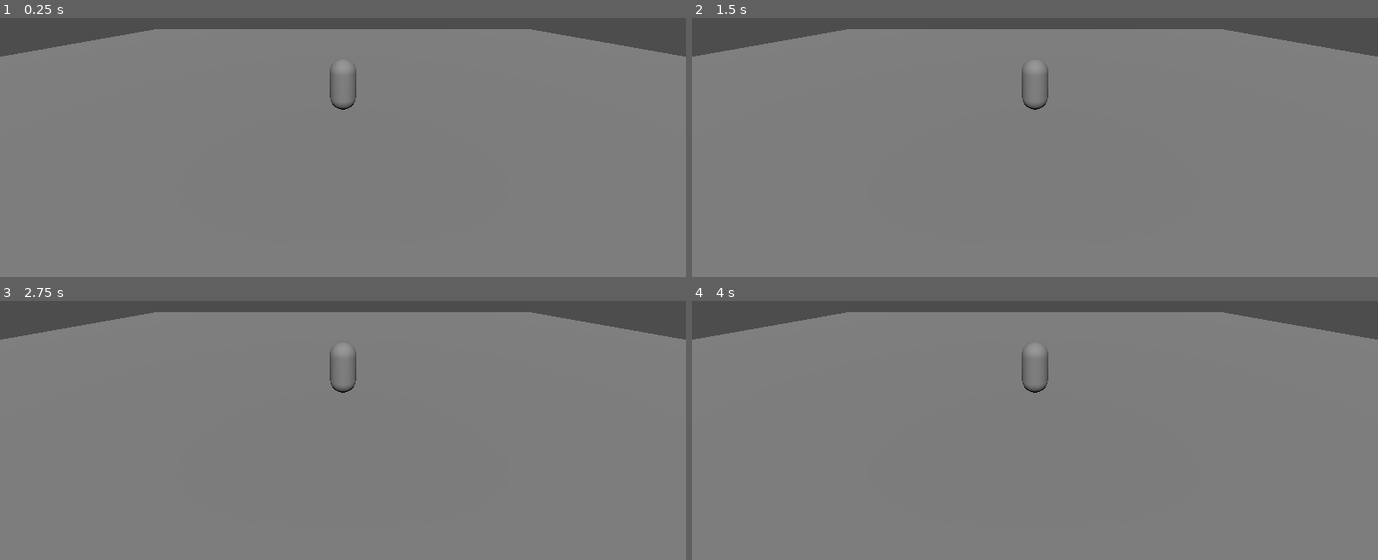
Above: before the commit, frames 1-4 (two rows, left to right).
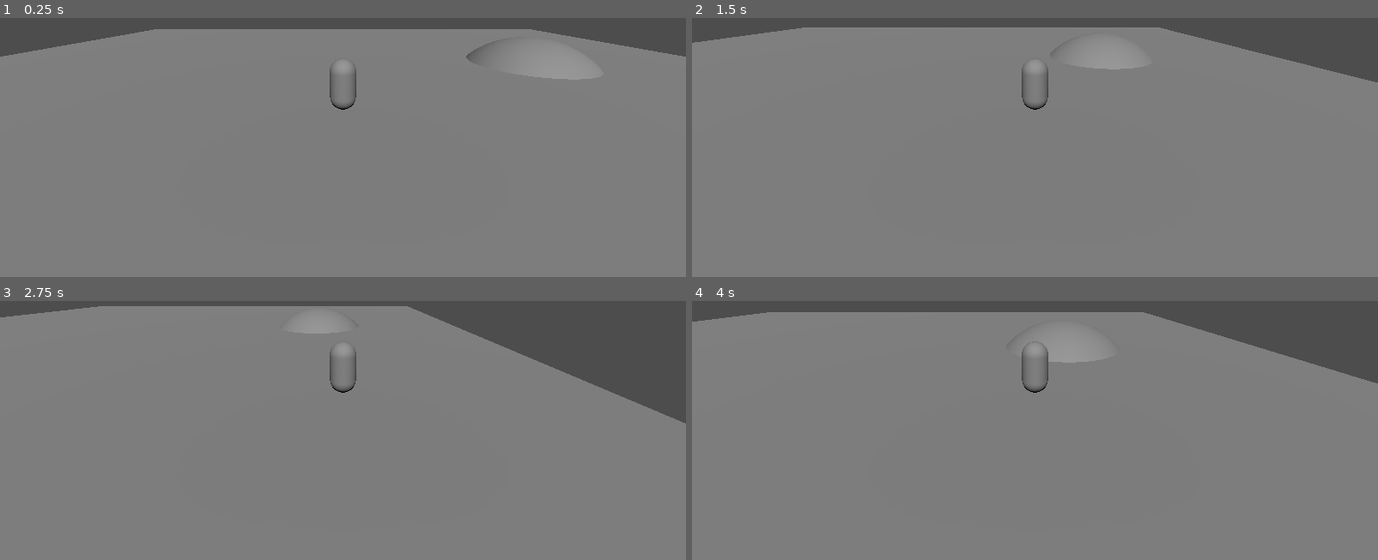
Above: after the commit, the same moments.

Repository: bananafishbird/Shred
Game: Godot game, scene res://Scenes/main.tscn
Two runs of this game, one before a commit and one after it. Both use one fixed random seed, a clock stepped at 60 frames per second and the inputs below.
Inputs:
- Up to frame 1 (0.25 s): no input
- Up to frame 2 (1.5 s): tap Enter at 0.5 s; hold D (move_right) 0.53-1.28 s; tap Space (jump) at 0.6, 0.77, 1.07, 1.35 s; hold S (move_backward) from 1.28 s (still down)
- Up to frame 3 (2.75 s): tap Space (jump) at 1.52, 1.82, 2.1 s; release S (move_backward) at 2.03 s; hold D (move_right) from 2.03 s (still down)
- Up to frame 4 (4 s): release D (move_right) at 2.78 s; hold W (move_forward) 2.78-3.53 s; tap Space (jump) at 2.85, 3.02, 3.32, 3.6, 3.77 s; hold A (move_left) from 3.53 s (still down)

The runs differ from the first frame. In frame 1, less than 0.1% of the frame differs, in the area x 67-84%, y 8-24%; in frame 2, 3.3%; in frame 3, 9.4%, in the area x 0-100%, y 1-48%; in frame 4, 4.7%.
Error before the commit: Invalid access to property or key 'direction' on a base object of type 'Node (PlayerController)'. (res://Scripts/Player/player_movement.gd:22)

Commit message:
Started jumping state

Diff:
--- a/Scenes/main.tscn
+++ b/Scenes/main.tscn
@@ -7,6 +7,13 @@
 
 [sub_resource type="BoxMesh" id="BoxMesh_qi0j7"]
 size = Vector3(50, 1, 50)
+
+[sub_resource type="SphereShape3D" id="SphereShape3D_qnuje"]
+radius = 5.0
+
+[sub_resource type="SphereMesh" id="SphereMesh_jkl0f"]
+radius = 5.0
+height = 10.0
 
 [node name="Main" type="Node"]
 
@@ -20,9 +27,20 @@
 
 [node name="StaticBody3D" type="StaticBody3D" parent="Geometry"]
 transform = Transform3D(1, 0, 0, 0, 1, 0, 0, 0, 1, 0, -0.5, 0)
+metadata/_edit_group_ = true
 
 [node name="CollisionShape3D" type="CollisionShape3D" parent="Geometry/StaticBody3D"]
 shape = SubResource("BoxShape3D_vxc2a")
 
 [node name="MeshInstance3D" type="MeshInstance3D" parent="Geometry/StaticBody3D"]
 mesh = SubResource("BoxMesh_qi0j7")
+
+[node name="StaticBody3D2" type="StaticBody3D" parent="Geometry"]
+transform = Transform3D(1, 0, 0, 0, 1, 0, 0, 0, 1, 12.2956, -3.3665, -7.3403)
+metadata/_edit_group_ = true
+
+[node name="CollisionShape3D" type="CollisionShape3D" parent="Geometry/StaticBody3D2"]
+shape = SubResource("SphereShape3D_qnuje")
+
+[node name="MeshInstance3D" type="MeshInstance3D" parent="Geometry/StaticBody3D2"]
+mesh = SubResource("SphereMesh_jkl0f")
--- a/Scenes/player_character.tscn
+++ b/Scenes/player_character.tscn
@@ -6,6 +6,7 @@
 [ext_resource type="Script" path="res://Scripts/Player/player_movement.gd" id="3_rtvu7"]
 [ext_resource type="Script" path="res://Scripts/Player/player_controller.gd" id="4_syg24"]
 [ext_resource type="Script" path="res://Scripts/Player/States/running.gd" id="4_tfpp1"]
+[ext_resource type="Script" path="res://Scripts/Player/States/jumping.gd" id="5_bydvt"]
 [ext_resource type="Script" path="res://Scripts/Player/debug.gd" id="6_g6weh"]
 
 [sub_resource type="CapsuleShape3D" id="CapsuleShape3D_vl4ef"]
@@ -32,12 +33,20 @@
 movement = NodePath("../Movement")
 default_state = NodePath("Idle")
 
-[node name="Idle" type="Node" parent="States"]
+[node name="Idle" type="Node" parent="States" node_paths=PackedStringArray("running", "jumping")]
 script = ExtResource("3_i5387")
+running = NodePath("../Running")
+jumping = NodePath("../Jumping")
 
-[node name="Running" type="Node" parent="States" node_paths=PackedStringArray("idle")]
+[node name="Running" type="Node" parent="States" node_paths=PackedStringArray("idle", "jumping")]
 script = ExtResource("4_tfpp1")
 idle = NodePath("../Idle")
+jumping = NodePath("../Jumping")
+
+[node name="Jumping" type="Node" parent="States" node_paths=PackedStringArray("idle", "running")]
+script = ExtResource("5_bydvt")
+idle = NodePath("../Idle")
+running = NodePath("../Running")
 
 [node name="Movement" type="Node" parent="." node_paths=PackedStringArray("character", "controller")]
 script = ExtResource("3_rtvu7")
--- /dev/null
+++ b/Scripts/Player/States/jumping.gd
@@ -0,0 +1,20 @@
+extends State
+
+
+@export var idle: State
+@export var running: State
+@export var falling: State
+
+
+func enter():
+	character.velocity.y = movement.jump_impulse
+
+
+func unhandled_input(event):
+	pass
+
+
+func physics_process(delta):
+	movement.accelerate()
+	movement.gravitate()
+	movement.move()
--- a/Scripts/Player/player_controller.gd
+++ b/Scripts/Player/player_controller.gd
@@ -6,15 +6,15 @@
 
 @export var pivot: Node
 
-var input_vector: Vector3 = Vector3.ZERO
+var move_vector: Vector3 = Vector3.ZERO
 
 
 func _input(event):
-	input_vector.x = Input.get_axis("move_left", "move_right")
-	input_vector.z = Input.get_axis("move_forward", "move_backward")
+	move_vector.x = Input.get_axis("move_left", "move_right")
+	move_vector.z = Input.get_axis("move_forward", "move_backward")
 
-	if input_vector != Vector3.ZERO:
-		pivot.basis = Basis.looking_at(input_vector.normalized())
+	if move_vector != Vector3.ZERO:
+		pivot.basis = Basis.looking_at(move_vector.normalized())
 
 
 func input_state(action: String) -> String:
--- a/Scripts/Player/player_movement.gd
+++ b/Scripts/Player/player_movement.gd
@@ -19,8 +19,8 @@
 
 
 func accelerate():
-	target_velocity.x = controller.direction.x * speed
-	target_velocity.z = controller.direction.z * speed
+	target_velocity.x = controller.move_vector.x * speed
+	target_velocity.z = controller.move_vector.z * speed
 
 
 func gravitate():
Not shown: 1 places in Scenes/main.tscn that only renumber resources
Not shown: 1 places in Scenes/player_character.tscn that only renumber resources
